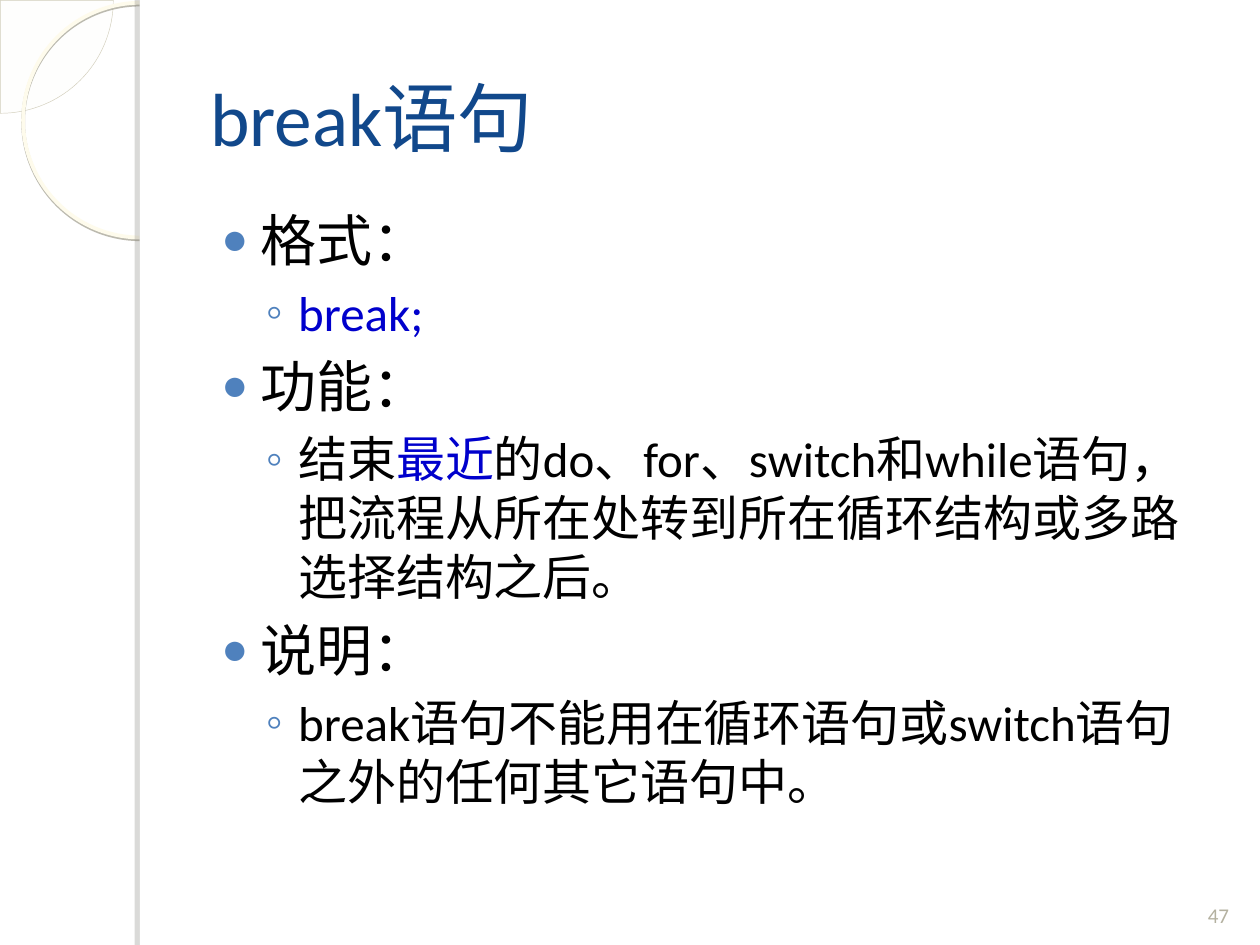
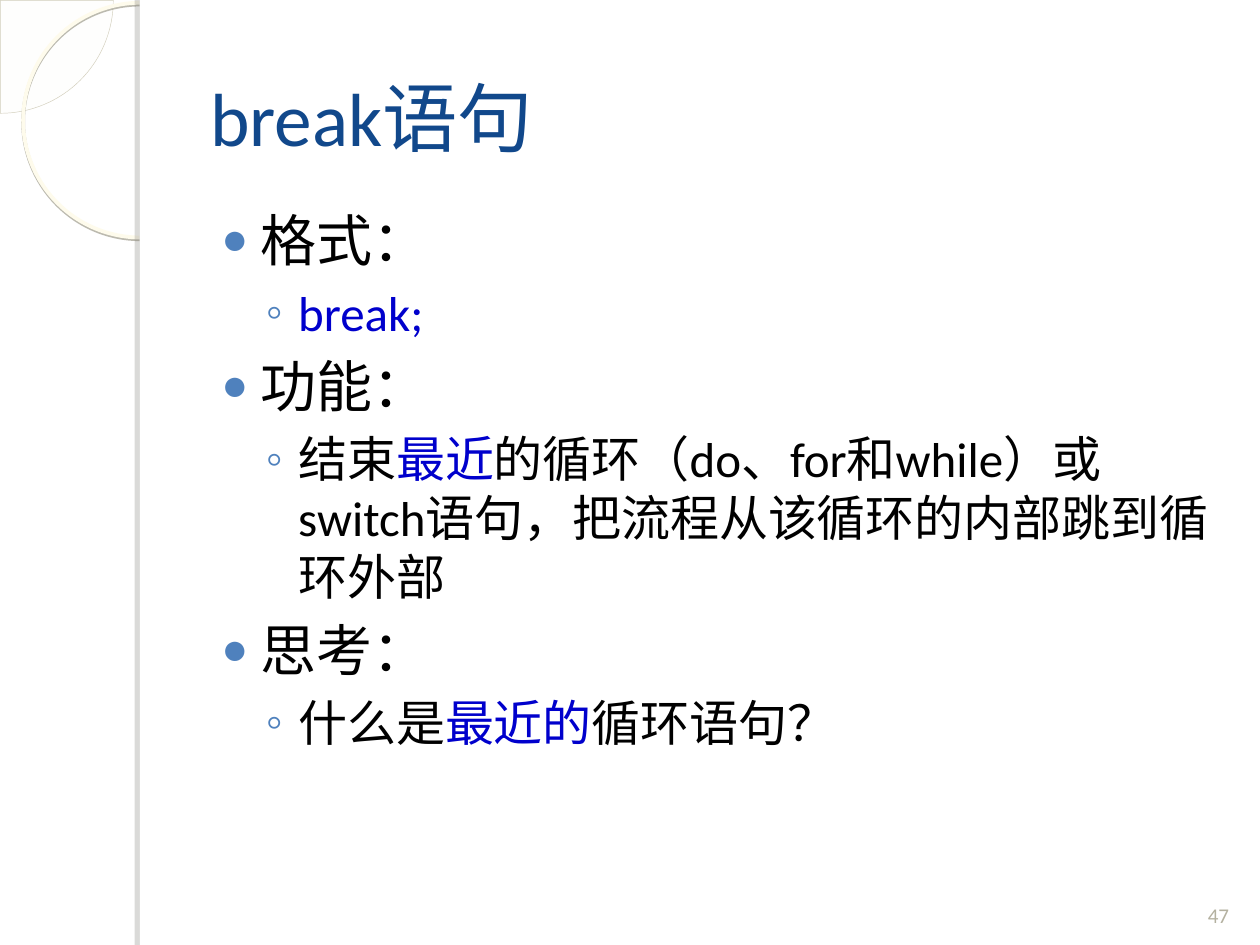
Before and after one commit to fanju1984/introduction-to-programming, a slide deck: slide 47 of introduction-to-programming/slides/2017/04-Control-Statement-2.ppt. Drawn at 1260x945 pixels with LibreOffice and Linux fonts; fonts in the diff are those of the drawing; background and template pictures are left out. Boxes give left, top, right and bottom in pixels: in the first picture for what was removed or moved away, otherwise in the second. Text is boxed around its words. In the diff, an @@ line names an element or a change of style, - is before the commit and + after.

```diff
--- a/introduction-to-programming/slides/2017/04-Control-Statement-2.ppt
+++ b/introduction-to-programming/slides/2017/04-Control-Statement-2.ppt
@@ text at <box>260,435,1208,745</box>: text changed @@
-  ◦ 结束最近的do、for、switch和while语句，把流程从所在处转到所在循环结构或多路选择结构之后。
-● 说明：
-  ◦ break语句不能用在循环语句或switch语句之外的任何其它语句中。
+  ◦ 结束最近的循环（do、for和while）或switch语句，把流程从该循环的内部跳到循环外部
+● 思考：
+  ◦ 什么是最近的循环语句？
```
Also in this commit, not shown: 4 other slides changed, 9 slides added, 4 slides removed, 1 other file.
